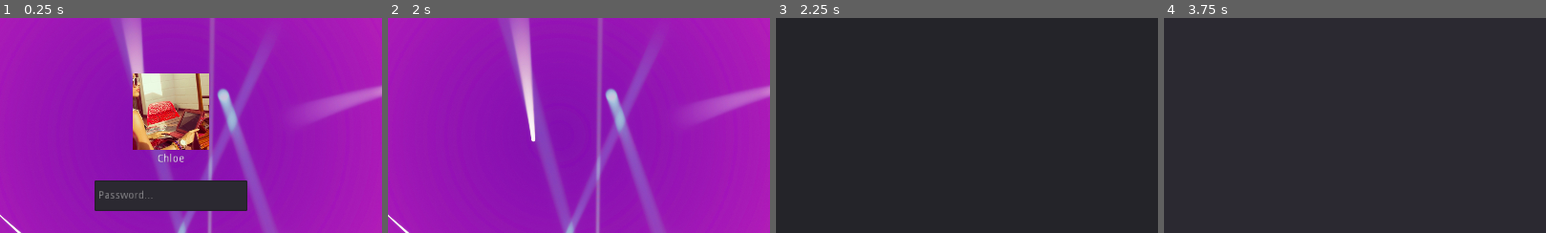
Above: before the commit, frames 1-4 (left to right).
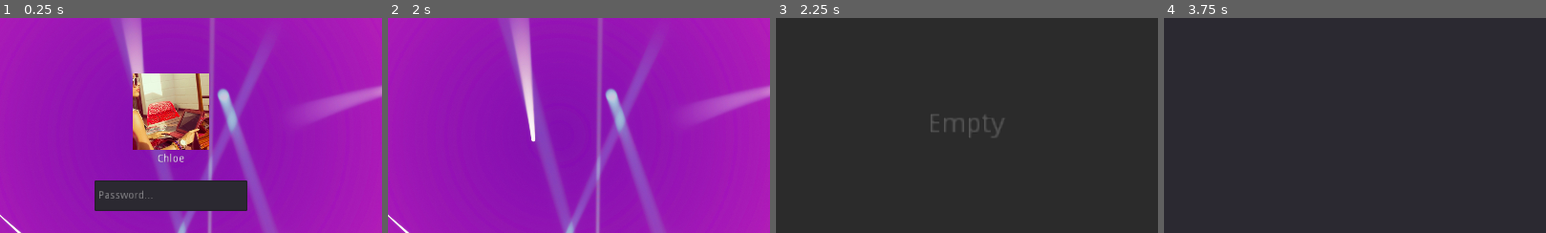
Above: after the commit, the same moments.

Repository: gabriele-costa/chloetart
Game: Godot game, scene res://Scenes/Logscreen.tscn
The game is run twice, just before and just after one commit, with the same random seed, the same clock (stepped at 60 frames per second) and the same inputs.
Inputs (mouse positions are % of the whole screen's width and height, from its top left):
- Up to frame 1 (0.25 s): no input
- Up to frame 2 (2 s): click (50, 64) at 0.52 s; type "Chloe" at 0.6 s; tap Enter at 1.25 s
- Up to frame 3 (2.25 s): click "Files" at 2 s
- Up to frame 4 (3.75 s): click (2, 96) at 2.75 s; click "Terminal" at 3.5 s
The pictures show only the part of the screen within x 28-78%, y 23-73%; the shares and areas given below are measured in that part.

Frames 1-2 are identical in both runs. In frame 3, 0.5% of the frame differs, in the area x 40-60%, y 44-56%; in frame 4, nothing differs.

Commit message:
some logic

Diff:
--- a/Scenes/Files.tscn
+++ b/Scenes/Files.tscn
@@ -7,8 +7,12 @@
 [ext_resource path="res://Desktop/icons/network-wireless.svg" type="Texture" id=5]
 [ext_resource path="res://Window/Icons/close.png" type="Texture" id=6]
 [ext_resource path="res://Scripts/desktop_button.gd" type="Script" id=7]
+[ext_resource path="res://Desktop/icons/image-x-generic.svg" type="Texture" id=8]
 
 [sub_resource type="Theme" id=1]
+
+[sub_resource type="StyleBoxFlat" id=4]
+bg_color = Color( 0.172549, 0.172549, 0.172549, 1 )
 
 [sub_resource type="StyleBoxFlat" id=2]
 bg_color = Color( 0.262745, 0.262745, 0.262745, 0.705882 )
@@ -23,13 +27,13 @@
 texture = ExtResource( 2 )
 centered = false
 
-[node name="Panel" type="Panel" parent="."]
+[node name="WindowPanel" type="Panel" parent="."]
 margin_right = 2000.0
 margin_bottom = 1045.0
 grow_horizontal = 2
 grow_vertical = 2
 
-[node name="Label" type="Label" parent="Panel"]
+[node name="WindowTitle" type="Label" parent="WindowPanel"]
 margin_left = 950.0
 margin_top = 10.0
 margin_right = 1050.0
@@ -41,13 +45,49 @@
 align = 1
 valign = 1
 
-[node name="CloseButton" type="ToolButton" parent="Panel"]
+[node name="CloseButton" type="ToolButton" parent="WindowPanel"]
 margin_left = 1950.0
 margin_right = 2562.0
 margin_bottom = 608.0
 rect_scale = Vector2( 0.08, 0.08 )
 icon = ExtResource( 6 )
 script = ExtResource( 4 )
+
+[node name="FilePanel" type="Panel" parent="WindowPanel"]
+margin_left = 5.0
+margin_top = 60.0
+margin_right = 1000.0
+margin_bottom = 550.0
+rect_scale = Vector2( 2, 2 )
+custom_styles/panel = SubResource( 4 )
+
+[node name="EmptyLabel" type="Label" parent="WindowPanel/FilePanel"]
+margin_left = 397.5
+margin_top = 220.0
+margin_right = 497.5
+margin_bottom = 234.0
+rect_scale = Vector2( 2.5, 2.5 )
+custom_colors/font_color = Color( 0.341176, 0.341176, 0.341176, 1 )
+text = "Empty"
+align = 1
+valign = 1
+
+[node name="PictureButton" type="ToolButton" parent="WindowPanel/FilePanel"]
+visible = false
+margin_left = 29.5
+margin_top = 25.5
+margin_right = 105.5
+margin_bottom = 97.5
+icon = ExtResource( 8 )
+
+[node name="PictureName" type="Label" parent="WindowPanel/FilePanel/PictureButton"]
+margin_left = -20.5
+margin_top = 71.5
+margin_right = 98.5
+margin_bottom = 85.5
+text = "chloe_unveiled.jpg"
+align = 1
+valign = 1
 
 [node name="os_bar" type="Panel" parent="."]
 margin_top = 1045.0
@@ -77,5 +117,5 @@
 align = 1
 valign = 1
 
-[connection signal="pressed" from="Panel/CloseButton" to="Panel/CloseButton" method="_on_CloseButton_pressed"]
+[connection signal="pressed" from="WindowPanel/CloseButton" to="WindowPanel/CloseButton" method="_on_CloseButton_pressed"]
 [connection signal="pressed" from="os_bar/desktop" to="os_bar/desktop" method="_on_desktop_pressed"]
--- a/Scripts/TerminaTextEdit.gd
+++ b/Scripts/TerminaTextEdit.gd
@@ -68,6 +68,8 @@
 			cprint("Syntax: help [CMD]\n\nGet help about commands. Returns a list of available commands or specific details about CMD (optional parameter).\n\nUsage examples:\n help\n help clear")
 		elif token[2] == "breakyou":
 			cprint("Syntax: breakyou USER IP PORT\n\nConnects to remote the service running an address IP:PORT and attempts to login as USER by means of a predefined password list.\n\n\nUsage examples:\n breakyou micky 110.37.21.5 80\n breakyou daisy 77.125.9.1 22")
+		elif token[2] == "filetoox":
+			cprint("Syntax: filetoox FILE\n\nRead metadata information stored in FILE.\n\n\nUsage examples:\n filetoox myfile.png")
 		else:
 			cprint("Cannot help with unknown command '" + token[2] +"'. Type 'help' for a list of available commands")
 	elif token[1] == "filetoox":
@@ -90,7 +92,13 @@
 
 func filetoox(token):
 	interactive = true
-
+	if token.size() < 3:
+		cprint("Not enough arguments. Type 'help breakyou' for more details")
+	else:
+		if not token[2] == picture:
+			cprint("Cannot find file " + token[2])
+		else:
+			cprint("File Name                       : chloe_unveiled.jpg\nFile Size                       : 178 KiB\nFile Modification Date/Time     : 2022:06:29 11:58:49+02:00\nFile Access Date/Time           : 2022:06:29 11:58:54+02:00\nFile Permissions                : -rw-rw-r--\nFile Type                       : JPEG\nFile Type Extension             : jpg\nMIME Type                       : image/jpeg\nAuthor                          : 'Ed Sinclair'\nJFIF Version                    : 1.01\nResolution Unit                 : inches\nX Resolution                    : 96\nY Resolution                    : 96\nColor Space Data                : RGB")
 	interactive = false
 
 func netdog(token):
Not shown: 1 places in Scenes/Files.tscn that only renumber resources
